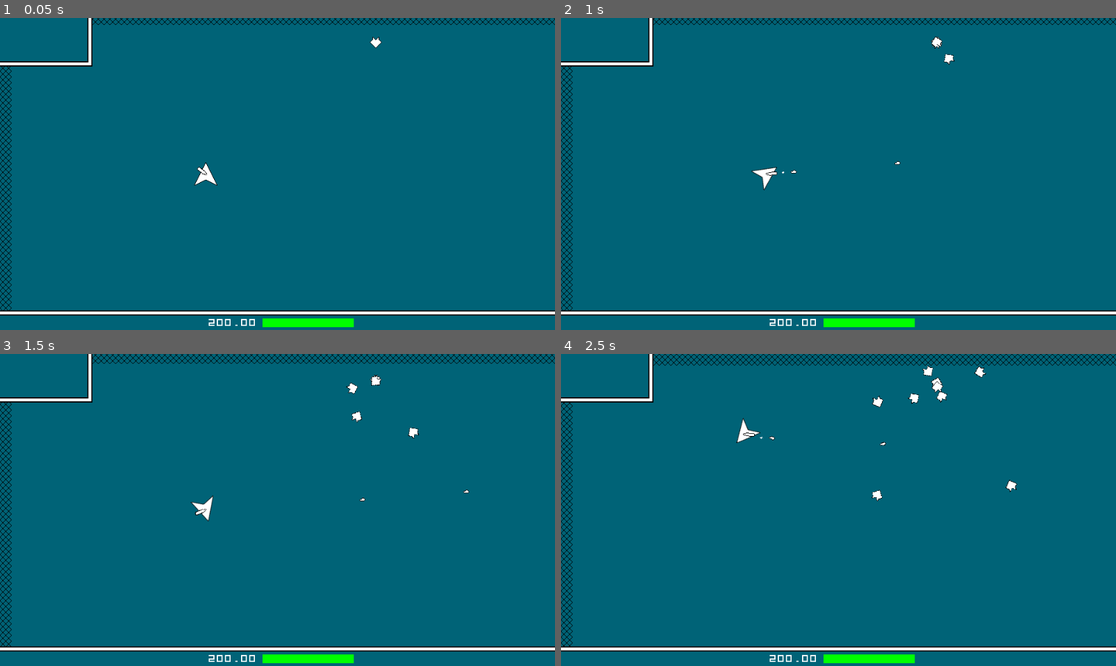
Above: before the commit, frames 1-4 (two rows, left to right).
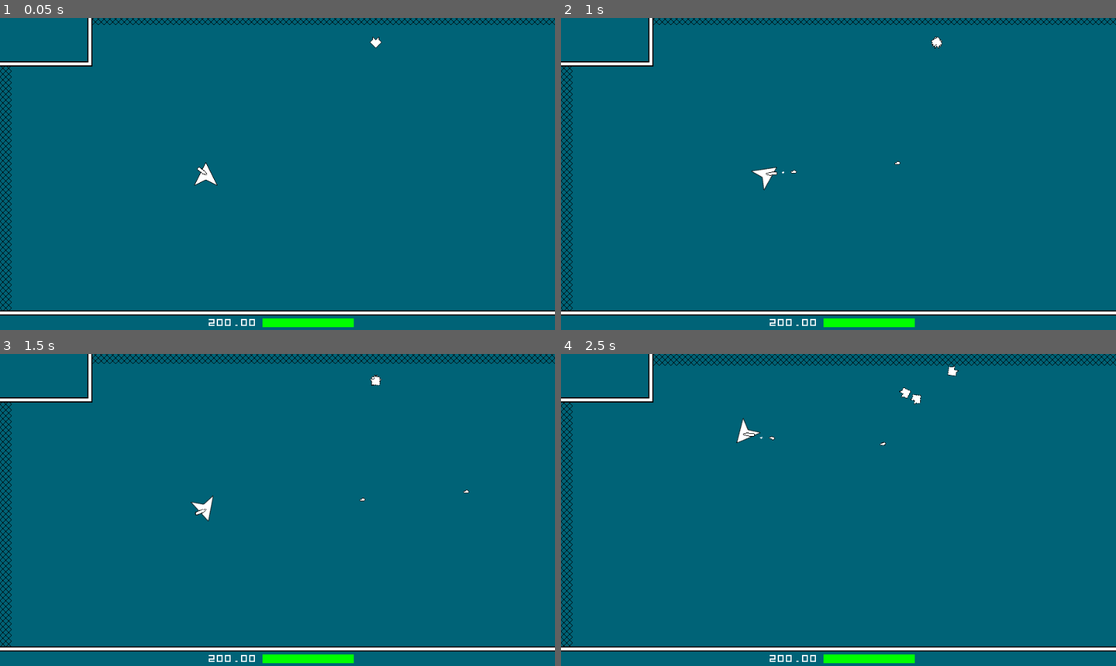
Above: after the commit, the same moments.

Repository: LangII/ProjectSpaceMiner
Game: Godot game, scene res://scenes/Main.tscn
Two runs of this game, one before a commit and one after it. Both use one fixed random seed, a clock stepped at 60 frames per second and the inputs below.
Inputs (mouse positions are in pixels of both pictures, inside the frame that each line leads up to):
- Up to frame 1 (0.05 s): no input
- Up to frame 2 (1 s): move the mouse to (960, 158) at 0.52 s; press the mouse at (960, 158) at 0.53 s; hold D (right) from 0.53 s (still down)
- Up to frame 3 (1.5 s): move the mouse to (166, 525) at 1.27 s; release D (right) at 1.28 s; release the mouse at (166, 525) at 1.28 s; hold S (down) from 1.28 s (still down); tap T (test) at 1.35 s
- Up to frame 4 (2.5 s): move the mouse to (894, 441) at 2.02 s; release S (down) at 2.03 s; press the mouse at (894, 441) at 2.03 s; hold D (right) from 2.03 s (still down)

Frame 1 is identical in both runs. In frame 2, less than 0.1% of the frame differs, in the area x 66-71%, y 6-15%; in frame 3, 0.2%; in frame 4, 0.5%, in the area x 55-83%, y 3-48%.

Commit message:
add enemy_01 complete

Diff:
--- a/scenes/Bullet01.tscn
+++ b/scenes/Bullet01.tscn
@@ -6,9 +6,21 @@
 [sub_resource type="CircleShape2D" id=1]
 radius = 4.0
 
+[sub_resource type="ParticlesMaterial" id=2]
+flag_disable_z = true
+spread = 180.0
+gravity = Vector3( 0, 0, 0 )
+initial_velocity = 12.0
+initial_velocity_random = 1.0
+orbit_velocity = 0.0
+orbit_velocity_random = 0.0
+linear_accel = -10.0
+scale = 3.0
+scale_random = 1.0
+
 [node name="Bullet01" type="KinematicBody2D"]
 collision_layer = 4
-collision_mask = 5
+collision_mask = 21
 script = ExtResource( 1 )
 
 [node name="Sprite" type="Sprite" parent="."]
@@ -18,9 +30,21 @@
 [node name="CollisionShape2D" type="CollisionShape2D" parent="."]
 shape = SubResource( 1 )
 
-[node name="QueueFreeTimer" type="Timer" parent="."]
+[node name="ColParticles2D" type="Particles2D" parent="."]
+emitting = false
+amount = 14
+one_shot = true
+explosiveness = 0.8
+randomness = 0.5
+process_material = SubResource( 2 )
+
+[node name="LifeTimeTimer" type="Timer" parent="."]
 wait_time = 10.0
 one_shot = true
 autostart = true
 
-[connection signal="timeout" from="QueueFreeTimer" to="." method="_on_QueueFreeTimer_timeout"]
+[node name="ColParticlesLifeTimeTimer" type="Timer" parent="."]
+one_shot = true
+
+[connection signal="timeout" from="LifeTimeTimer" to="." method="_on_LifeTimeTimer_timeout"]
+[connection signal="timeout" from="ColParticlesLifeTimeTimer" to="." method="_on_ColParticlesLifeTimeTimer_timeout"]
--- a/scenes/Enemy01.tscn
+++ b/scenes/Enemy01.tscn
@@ -1,9 +1,28 @@
-[gd_scene load_steps=4 format=2]
+[gd_scene load_steps=7 format=2]
 
 [ext_resource path="res://sprites/enemy_01.png" type="Texture" id=1]
 [ext_resource path="res://scripts/Enemy01.gd" type="Script" id=2]
 
 [sub_resource type="CircleShape2D" id=1]
+
+[sub_resource type="Gradient" id=2]
+colors = PoolColorArray( 1, 0, 0, 1, 1, 1, 1, 1 )
+
+[sub_resource type="GradientTexture" id=3]
+gradient = SubResource( 2 )
+
+[sub_resource type="ParticlesMaterial" id=4]
+flag_disable_z = true
+direction = Vector3( 0, 0, 0 )
+spread = 180.0
+gravity = Vector3( 0, 0, 0 )
+initial_velocity = 24.0
+initial_velocity_random = 1.0
+orbit_velocity = 0.0
+orbit_velocity_random = 0.0
+scale = 3.0
+scale_random = 1.0
+color_ramp = SubResource( 3 )
 
 [node name="Enemy01" type="KinematicBody2D"]
 collision_layer = 16
@@ -25,6 +44,19 @@
 collision_mask = 19
 collide_with_areas = true
 
+[node name="LifeEndParticles2D" type="Particles2D" parent="."]
+emitting = false
+amount = 30
+one_shot = true
+explosiveness = 0.49
+process_material = SubResource( 4 )
+
+[node name="WoundedTweenUp" type="Tween" parent="."]
+
+[node name="WoundedTweenDown" type="Tween" parent="."]
+
+[node name="LifeEndParticlesLifeTimeTimer" type="Timer" parent="."]
+
 [node name="MasterRotDelayTimer" type="Timer" parent="."]
 one_shot = true
 
@@ -39,6 +71,9 @@
 
 [node name="CanDmgShipTimer" type="Timer" parent="."]
 
+[connection signal="tween_all_completed" from="WoundedTweenUp" to="." method="_on_WoundedTweenUp_tween_all_completed"]
+[connection signal="tween_all_completed" from="WoundedTweenDown" to="." method="_on_WoundedTweenDown_tween_all_completed"]
+[connection signal="timeout" from="LifeEndParticlesLifeTimeTimer" to="." method="_on_LifeEndParticlesLifeTimeTimer_timeout"]
 [connection signal="timeout" from="MasterRotDelayTimer" to="." method="_on_MasterRotDelayTimer_timeout"]
 [connection signal="timeout" from="MasterRotTimer" to="." method="_on_MasterRotTimer_timeout"]
 [connection signal="timeout" from="MasterMoveDelayTimer" to="." method="_on_MasterMoveDelayTimer_timeout"]
--- a/scripts/Bullet01.gd
+++ b/scripts/Bullet01.gd
@@ -1,9 +1,12 @@
 
 extends KinematicBody2D
 
+onready var gameplay = get_node('/root/Main/Gameplay')
 onready var tile_map_logic = get_node('/root/Main/Gameplay/TileMapLogic')
 onready var tile_map = get_node('/root/Main/Gameplay/TileMap')
 
+var LIFETIME_WAIT_TIME = 10.0
+var COL_PARTICLES_LIFETIME = 1.0
 var COLLISION_NORMAL_CLAMP = 0.01
 var SPEED = 450
 var DMG = 20
@@ -11,15 +14,26 @@
 
 var velocity = Vector2()
 
+# Needed, otherwise collisions will bleed over into next few frames causing more damage to object
+# collided with.
+var has_collided = false
+
 ####################################################################################################
+
+func _ready():
+
+    $LifeTimeTimer.wait_time = LIFETIME_WAIT_TIME
+    $ColParticles2D.lifetime = COL_PARTICLES_LIFETIME
+    $ColParticlesLifeTimeTimer.wait_time = COL_PARTICLES_LIFETIME
+
 
 func _process(delta):
 
     var collision = move_and_collide(velocity * delta)
 
-    if collision and collision.collider == tile_map:
-
-        collidedWithTileMap(collision)
+    if collision and not has_collided:
+        if collision.collider == tile_map:  collidedWithTileMap(collision)
+        elif collision.collider.get_parent().name == 'Enemies':  collideWithEnemy(collision)
 
 ####################################################################################################
 
@@ -33,9 +47,29 @@
     var mod_normal = col.normal.clamped(COLLISION_NORMAL_CLAMP)
     var tile_pos = tile_map.world_to_map(col.position - mod_normal)
     tile_map_logic.tileTakesDmg(tile_pos, DMG)
-    queue_free()
+    endOfCollision()
+
+
+func collideWithEnemy(col):
+    col.collider.takeDmg(DMG)
+    endOfCollision()
+
+
+func endOfCollision():
+    has_collided = true
+    velocity = Vector2()
+    collision_layer = 0
+    collision_mask = 0
+    $Sprite.visible = false
+    $ColParticles2D.restart()
+    $ColParticlesLifeTimeTimer.start()
+
 
 ####################################################################################################
 
-func _on_QueueFreeTimer_timeout():
+func _on_ColParticlesLifeTimeTimer_timeout():
     queue_free()
+
+
+func _on_LifeTimeTimer_timeout():
+    queue_free()
--- a/scripts/Enemy01.gd
+++ b/scripts/Enemy01.gd
@@ -24,7 +24,7 @@
 var MASTER_MOVE_MIN_TIME = 0.5
 var MASTER_MOVE_MAX_TIME = 1.5
 
-var MAX_HEALTH = 20.0
+var MAX_HEALTH = 80.0
 
 var DMG = 10.0
 var DMG_TO_SELF_MOD = 0.5
@@ -33,7 +33,7 @@
 var SHIP_COL_IMPULSE_MOD = 80.0
 var can_dmg_ship = true
 
-var master_behavior = ''  # ['rot_delay', 'rot', 'move_delay', 'move']
+var master_behavior = ''  # ['rot_delay', 'rot', 'move_delay', 'move', 'queue_free_sequence']
 var target_behavior = ''  # ['patrol', 'retreat']
 var pursue_trail = []
 var is_home = true
@@ -52,6 +52,19 @@
 
 var health = MAX_HEALTH
 
+var WOUNDED_MAP = {
+    'high': {'min': 0.0, 'max': 0.25, 'speed': 0.35},
+    'low': {'min': 0.25, 'max': 0.5, 'speed': 1.0}
+}
+var WOUNDED_COLOR = Color(1, 0.4, 0.4, 1)  # red
+var wounded_level = null
+
+var LIFEEND_PARTICLES_LIFETIME = 1.0
+
+var DROP_VALUE_MIN = 1
+var DROP_VALUE_MAX = 3
+var drop_value = 0
+
 
 ####################################################################################################
 
@@ -67,6 +80,9 @@
     $MasterRotDelayTimer.wait_time = MASTER_ROT_DELAY_TIME
     $MasterMoveDelayTimer.wait_time = MASTER_MOVE_DELAY_TIME
 
+    $LifeEndParticles2D.lifetime = LIFEEND_PARTICLES_LIFETIME
+    $LifeEndParticlesLifeTimeTimer.wait_time = LIFEEND_PARTICLES_LIFETIME
+
     $MasterRotDelayTimer.start()
 
     $CanDmgShipTimer.wait_time = CAN_DMG_SHIP_DELAY
@@ -75,6 +91,10 @@
 
     setMasterTargetPosAndVector()
     setAndStartMasterRotTime()
+
+    startWoundedTweenUp()
+
+    drop_value = util.getRandomInt(DROP_VALUE_MIN, DROP_VALUE_MAX)
 
 
 func _process(delta):
@@ -103,6 +123,8 @@
 
         'move':  pass
 
+        'queue_free_sequence':  pass
+
     var col = move_and_collide(master_move_vector * delta,  false)
 
     if col:
@@ -183,7 +205,52 @@
 
 func takeDmg(_dmg):
     health -= _dmg
-    if health <= 0:  queue_free()
+    if health <= 0:  startQueueFreeSequence()
+    setWoundedLevel()
+    if wounded_level:  startWoundedTweenUp()
+
+
+func startWoundedTweenUp():
+    if not wounded_level:  return
+    $WoundedTweenUp.interpolate_property(
+        $Sprite, 'modulate', Color(1, 1, 1, 1), WOUNDED_COLOR,
+        WOUNDED_MAP[wounded_level]['speed'], 0, 1
+    )
+    $WoundedTweenUp.start()
+
+
+func startWoundedTweenDown():
+    if not wounded_level:  return
+    $WoundedTweenDown.interpolate_property(
+        $Sprite, 'modulate', WOUNDED_COLOR, Color(1, 1, 1, 1),
+        WOUNDED_MAP[wounded_level]['speed'], 0, 1
+    )
+    $WoundedTweenDown.start()
+
+
+func setWoundedLevel():
+    for level in WOUNDED_MAP.keys():
+        var wounded_health_min = MAX_HEALTH * WOUNDED_MAP[level]['min']
+        var wounded_health_max = MAX_HEALTH * WOUNDED_MAP[level]['max']
+        if (health > wounded_health_min) and (health <= wounded_health_max):
+            wounded_level = level
+            return
+    wounded_level = null
+
+
+func startQueueFreeSequence():
+    master_move_vector = Vector2()
+    master_behavior = 'queue_free_sequence'
+    $MasterRotDelayTimer.stop()
+    $MasterRotTimer.stop()
+    $MasterMoveDelayTimer.stop()
+    $MasterMoveTimer.stop()
+    collision_layer = 0
+    collision_mask = 0
+    $Sprite.visible = false
+    $LifeEndParticles2D.restart()
+    $LifeEndParticlesLifeTimeTimer.start()
+    gameplay.initDrop('enemy_01', drop_value, global_position)
 
 
 ####################################################################################################
@@ -215,3 +282,15 @@
 
 func _on_CanDmgShipTimer_timeout():
     can_dmg_ship = true
+
+
+func _on_WoundedTweenUp_tween_all_completed():
+    if wounded_level:  startWoundedTweenDown()
+
+
+func _on_WoundedTweenDown_tween_all_completed():
+    if wounded_level:  startWoundedTweenUp()
+
+
+func _on_LifeEndParticlesLifeTimeTimer_timeout():
+    queue_free()
--- a/scripts/Gameplay.gd
+++ b/scripts/Gameplay.gd
@@ -9,11 +9,13 @@
 onready var mineral_01_texture = preload('res://sprites/tiles/mineral_01.png')
 onready var mineral_02_texture = preload('res://sprites/tiles/mineral_02.png')
 onready var mineral_03_texture = preload('res://sprites/tiles/mineral_03.png')
+onready var enemy_01_texture = preload('res://sprites/enemy_01_drop.png')
 
 onready var DROP_TEXTURE_MAP = {
     'mineral_01': mineral_01_texture,
     'mineral_02': mineral_02_texture,
-    'mineral_03': mineral_03_texture
+    'mineral_03': mineral_03_texture,
+    'enemy_01': enemy_01_texture
 }
 
 var TILE_MAP_LOGIC_SCN_REF = 'res://scenes/tiles/TileMapLogic.tscn'
@@ -60,7 +62,7 @@
 
     var enemies = get_node('Enemies')
     var enemy_pos = Vector2(650, 50)
-    for i in 10:
+    for i in 3:
         var enemy = load('res://scenes/Enemy01.tscn').instance()
         enemy.global_position = enemy_pos
         enemy.HOME_POS = enemy_pos
--- a/scripts/tiles/BaseTileMapLogic.gd
+++ b/scripts/tiles/BaseTileMapLogic.gd
@@ -196,7 +196,7 @@
                 'noise': null,
                 'is_mineral': false,
                 'mineral_type': null,
-                'mineral_value': 0
+                'mineral_drop_value': 0
             }
 
 
@@ -495,7 +495,7 @@
     if data.tiles[k]['is_mineral']:
         mineral_tile_map.set_cell(data.tiles[k]['x'], data.tiles[k]['y'], -1)
         gameplay.initDrop(
-            data.tiles[k]['mineral_type'], data.tiles[k]['mineral_value'],
+            data.tiles[k]['mineral_type'], data.tiles[k]['mineral_drop_value'],
             data.tiles[k]['global_pos_center']
         )
 
--- a/scripts/tiles/MineralTileMapLogic.gd
+++ b/scripts/tiles/MineralTileMapLogic.gd
@@ -4,15 +4,15 @@
 
 var MINERAL_MAP = {
     'mineral_01': {
-        'TILE_CODE': 0, 'TILE_LEVELS': [1], 'VEIN_ATTEMPTS': 100, 'VALUE_MIN': 1, 'VALUE_MAX': 3,
+        'TILE_CODE': 0, 'TILE_LEVELS': [1], 'VEIN_ATTEMPTS': 100, 'DROP_VALUE_MIN': 1, 'DROP_VALUE_MAX': 3,
         'VEIN_SIZE_MIN': 1, 'VEIN_SIZE_MAX': 8
     },
     'mineral_02': {
-        'TILE_CODE': 1, 'TILE_LEVELS': [1], 'VEIN_ATTEMPTS': 50, 'VALUE_MIN': 1, 'VALUE_MAX': 3,
+        'TILE_CODE': 1, 'TILE_LEVELS': [1], 'VEIN_ATTEMPTS': 50, 'DROP_VALUE_MIN': 1, 'DROP_VALUE_MAX': 3,
         'VEIN_SIZE_MIN': 1, 'VEIN_SIZE_MAX': 8
     },
     'mineral_03': {
-        'TILE_CODE': 2, 'TILE_LEVELS': [1], 'VEIN_ATTEMPTS': 50, 'VALUE_MIN': 1, 'VALUE_MAX': 3,
+        'TILE_CODE': 2, 'TILE_LEVELS': [1], 'VEIN_ATTEMPTS': 50, 'DROP_VALUE_MIN': 1, 'DROP_VALUE_MAX': 3,
         'VEIN_SIZE_MIN': 1, 'VEIN_SIZE_MAX': 8
     },
 }
@@ -83,5 +83,5 @@
 func setMineralTile(k, y, x, _dict, _type):
     data.tiles[k]['is_mineral'] = true
     data.tiles[k]['mineral_type'] = _type
-    data.tiles[k]['mineral_value'] = util.getRandomInt(_dict['VALUE_MIN'], _dict['VALUE_MAX'])
+    data.tiles[k]['mineral_drop_value'] = util.getRandomInt(_dict['DROP_VALUE_MIN'], _dict['DROP_VALUE_MAX'])
     mineral_tile_map.set_cell(x, y, _dict['TILE_CODE'])
Not shown: 1 places in scenes/Bullet01.tscn that only renumber resources
Binary file added: sprites/enemy_01_drop.png
Not shown, added: sprites/enemy_01_drop.png.import
